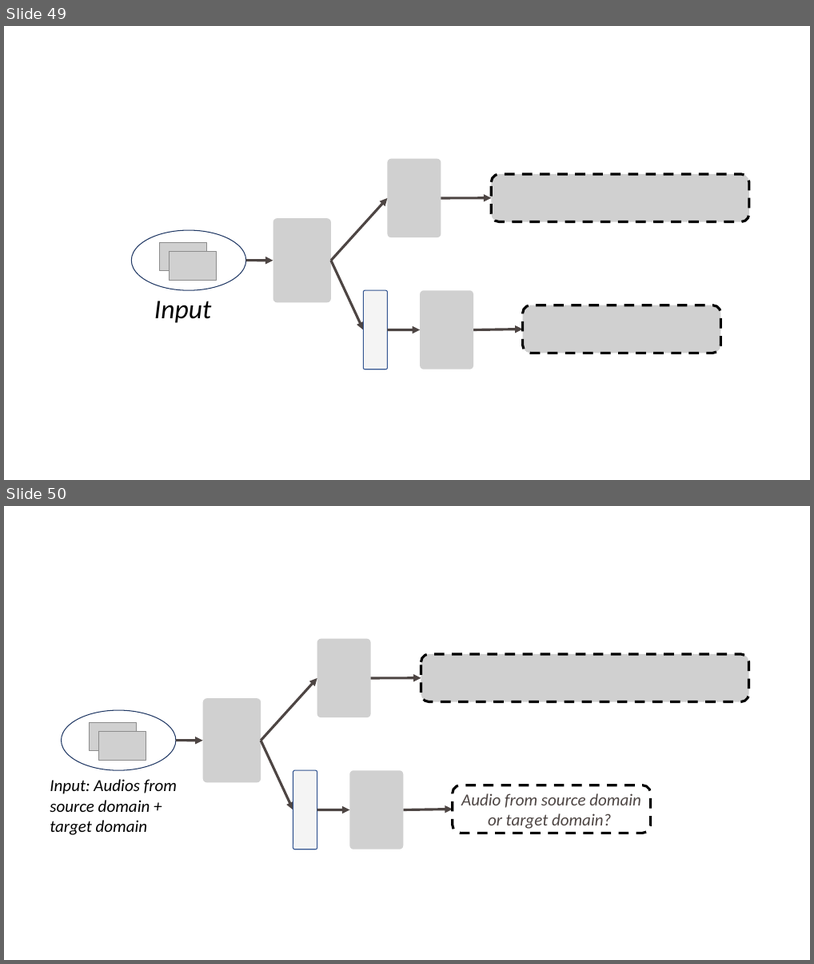
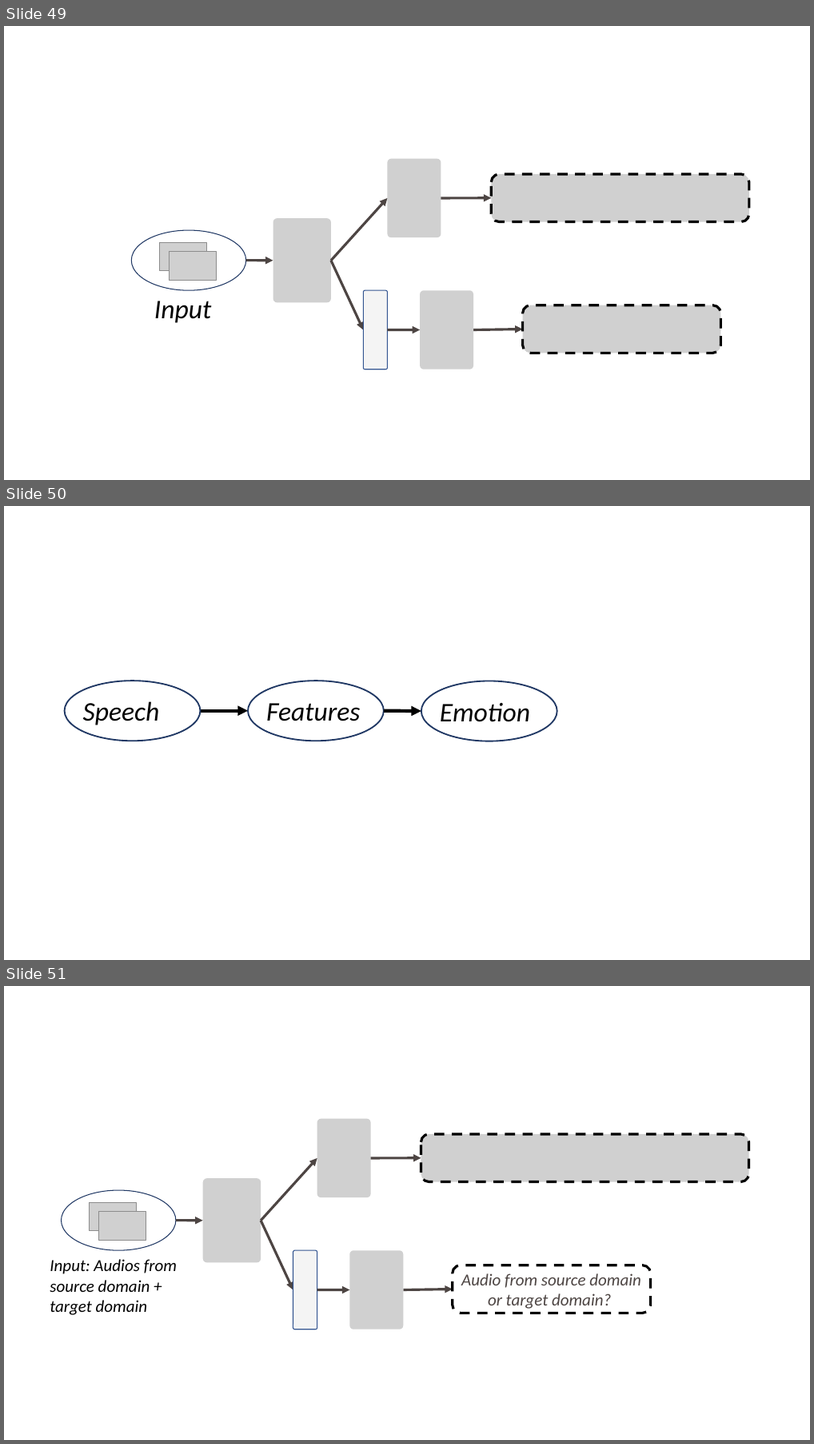
Before and after one commit to DaiDongyang/icassp2019_paper, a slide deck: diagrams.pptx. Shown one above the other, each under a label of ours: slides 49 and 50 before the commit, slides 49, 50 and 51 after it. The pictures are 814x964 and 814x1444 pixels, drawn with LibreOffice and Linux fonts; fonts in the diff are those of the drawing; grey boxes stand for pictures. Boxes give left, top, right and bottom in pixels: in the first picture for what was removed or moved away, otherwise in the second. Text is boxed around its words. In the diff, an @@ line names an element or a change of style, - is before the commit and + after.

Commit message:
almost finish poster

```diff
--- a/diagrams.pptx
+++ b/diagrams.pptx
@@ slide 50 added at (4, 506, 810, 960), background #FFFFFF @@
@@ ellipse added at (65, 681, 201, 740), fill #FFFFFF, outline #203864 1.75 pt @@
@@ ellipse added at (248, 681, 384, 740), fill #FFFFFF, outline #203864 1.75 pt @@
@@ ellipse added at (422, 681, 558, 740), fill #FFFFFF, outline #203864 1.75 pt @@
@@ text added at (83, 701, 160, 725), 32 pt, text #000000, italic @@
+Speech
@@ arrow added from (201, 711) to (248, 711), #000000 4 pt @@
@@ text added at (266, 703, 360, 721), 32 pt, text #000000, italic @@
+Features
@@ arrow added from (384, 711) to (422, 711), #000000 4 pt @@
@@ text added at (440, 703, 530, 722), 32 pt, text #000000, italic @@
+Emotion
@@ what was slide 50 is now slide 51 @@
```
Also in this commit, not shown: 5 other files.
